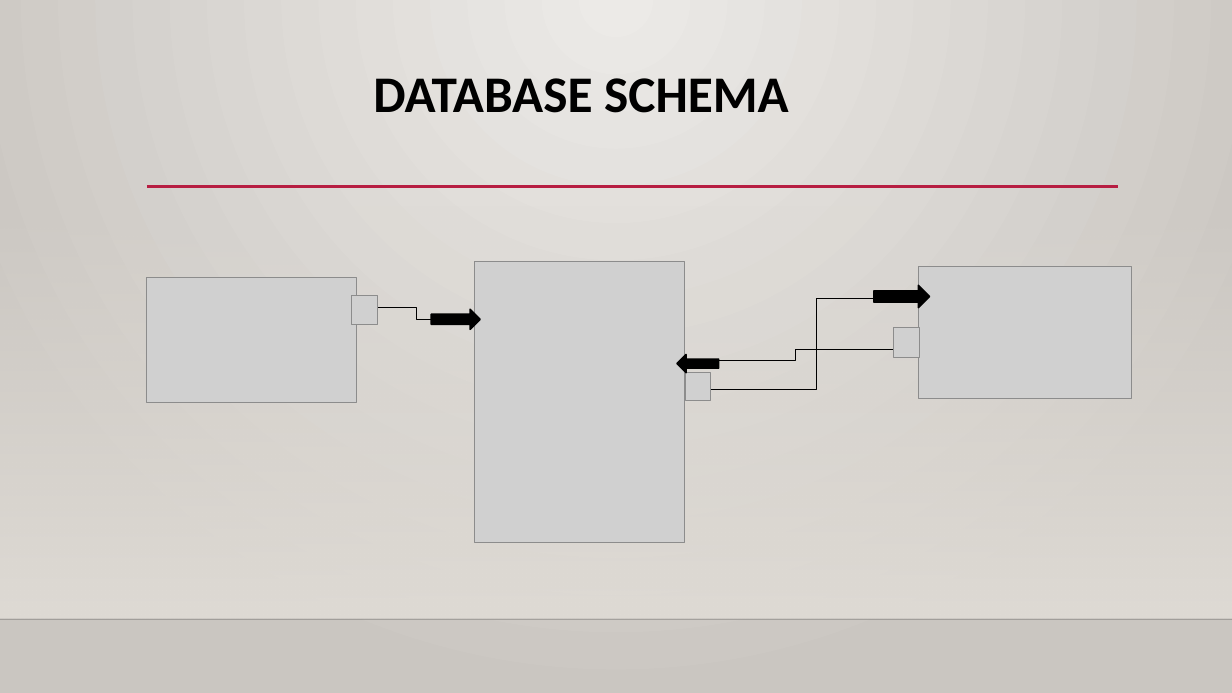
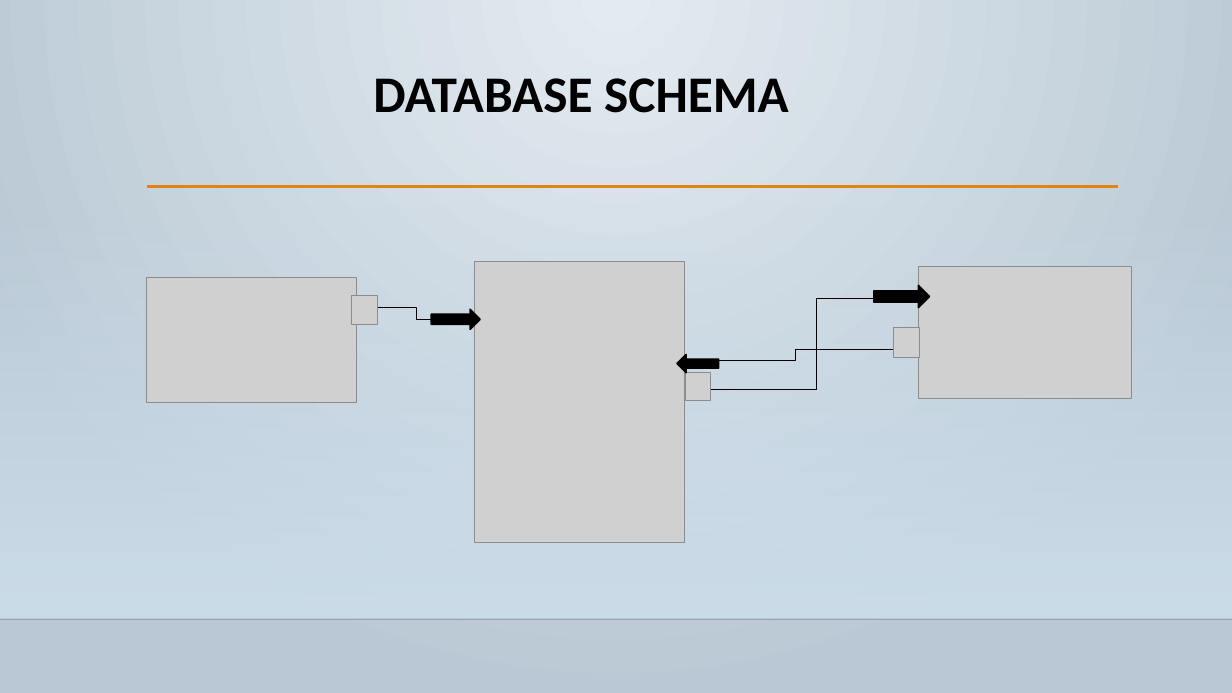
Before and after one commit to GayaGopan/E-COMMERCE-RETAIL-DATA-ANALYSIS, a slide deck: slide 2 of E-COMMERCE-RETAIL-DATA-ANALYSIS_PPT.pptx. Drawn at 1232x693 pixels with LibreOffice and Linux fonts; fonts in the diff are those of the drawing; grey boxes stand for pictures; background and template pictures are left out. Boxes give left, top, right and bottom in pixels: in the first picture for what was removed or moved away, otherwise in the second. Text is boxed around its words. In the diff, an @@ line names an element or a change of style, - is before the commit and + after.

```diff
--- a/E-COMMERCE-RETAIL-DATA-ANALYSIS_PPT.pptx
+++ b/E-COMMERCE-RETAIL-DATA-ANALYSIS_PPT.pptx
@@ background gradient #ECEAE7 to #CAC7C1 to gradient #E4ECF1 to #B9C9D4 @@
@@ rectangle at [0,204,1232,619]: fill gradient #DFDBD5 to gradient #CCDDEA @@
@@ line (147, 187) - (1118, 187): stroke #B71E42 2.5 pt to #E48312 2.5 pt @@
```
Also in this commit, not shown: 22 other slides changed, 1 slide removed.
